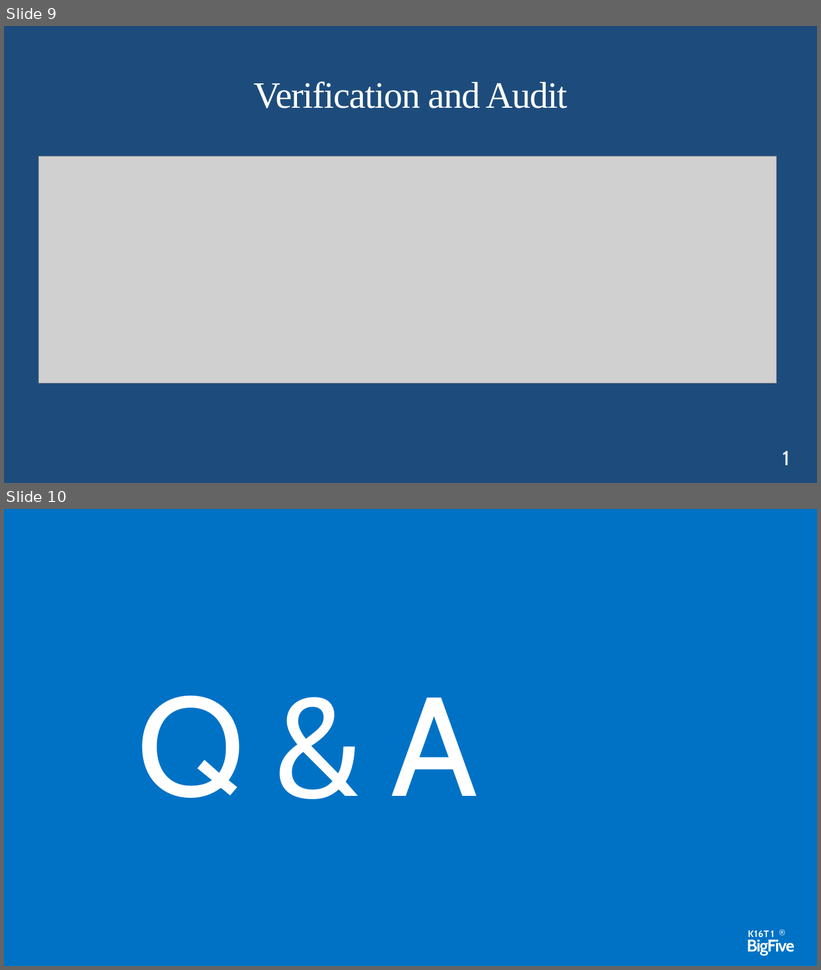
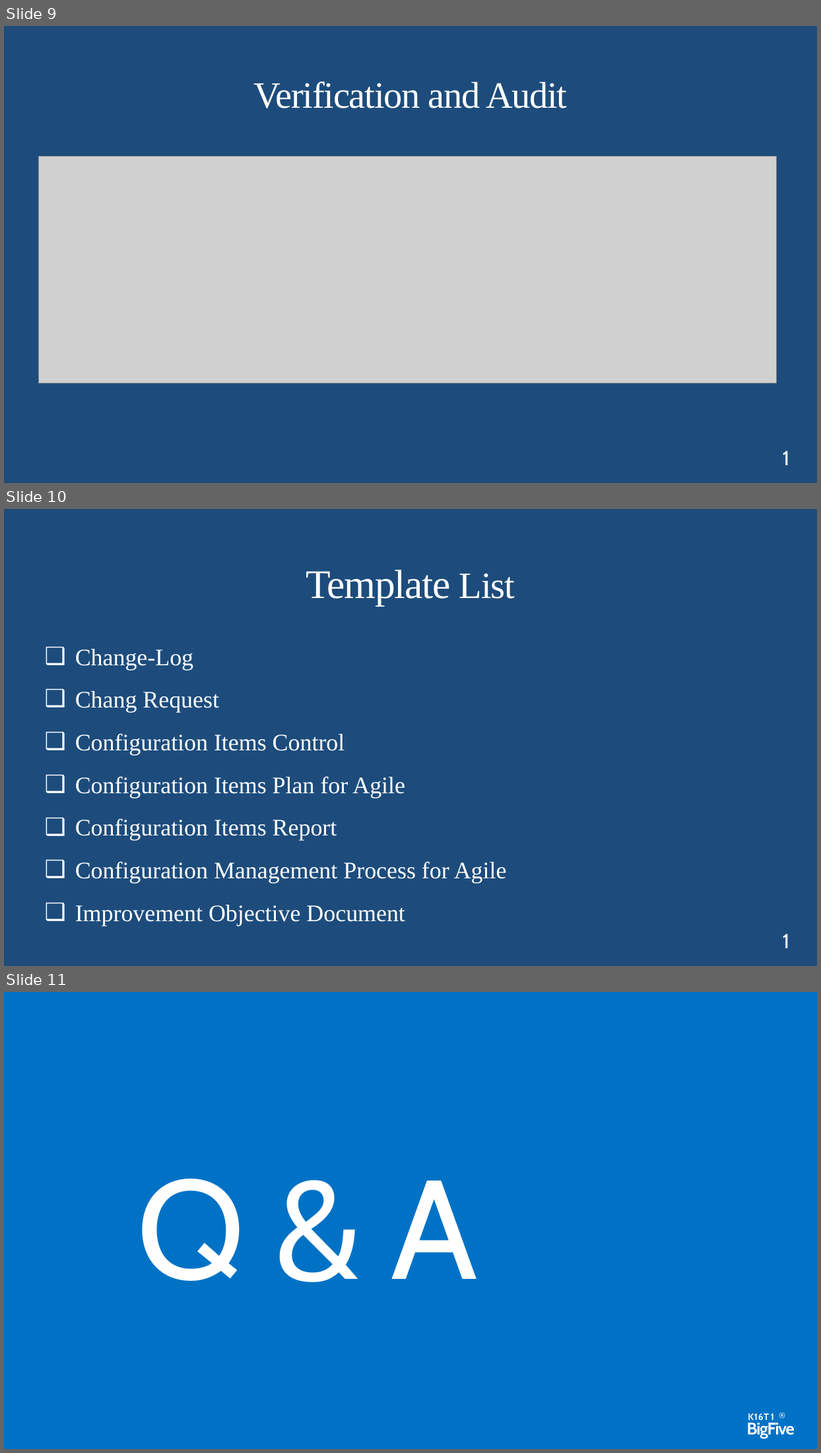
Before and after one commit to daotk/cdkpt, a slide deck: SPQM/Team Assignment/Final/Tìm hiểu/Chau/CM for Agile/K16T1_Team15_Final Project.pptx. Shown one above the other, each under a label of ours: slides 9 and 10 before the commit, slides 9, 10 and 11 after it. The pictures are 821x970 and 821x1453 pixels, drawn with LibreOffice and Linux fonts; fonts in the diff are those of the drawing; grey boxes stand for pictures. Boxes give left, top, right and bottom in pixels: in the first picture for what was removed or moved away, otherwise in the second. Text is boxed around its words. In the diff, an @@ line names an element or a change of style, - is before the commit and + after.

```diff
--- a/SPQM/Team Assignment/Final/Tìm hiểu/Chau/CM for Agile/K16T1_Team15_Final Project.pptx
+++ b/SPQM/Team Assignment/Final/Tìm hiểu/Chau/CM for Agile/K16T1_Team15_Final Project.pptx
@@ slide 10 added at bbox=[4, 509, 817, 966], background #1D4C7C @@
@@ title added at bbox=[306, 570, 515, 606], 48 pt, text #FFFFFF @@
+Template List
@@ text added at bbox=[75, 649, 507, 926], 28 pt, text #FFFFFF @@
+❑ Change-Log
+❑ Chang Request
+❑ Configuration Items Control
+❑ Configuration Items Plan for Agile
+❑ Configuration Items Report
+❑ Configuration Management Process for Agile
+❑ Improvement Objective Document
@@ text added at bbox=[783, 934, 790, 949], 24 pt, text #FFFFFF @@
+1
@@ what was slide 10 is now slide 11 @@
```
